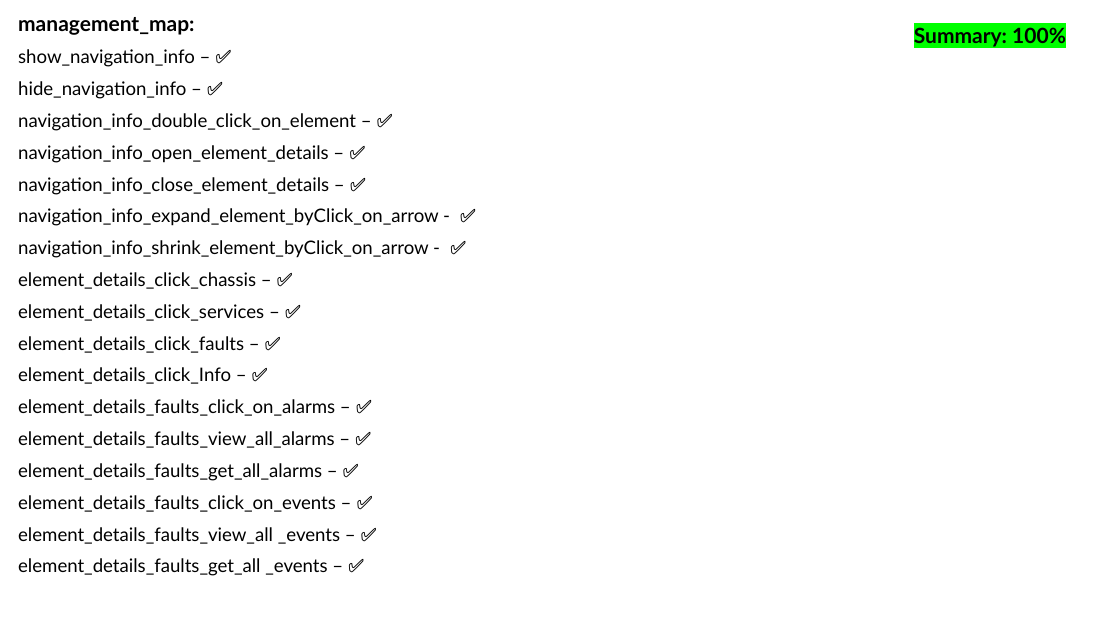
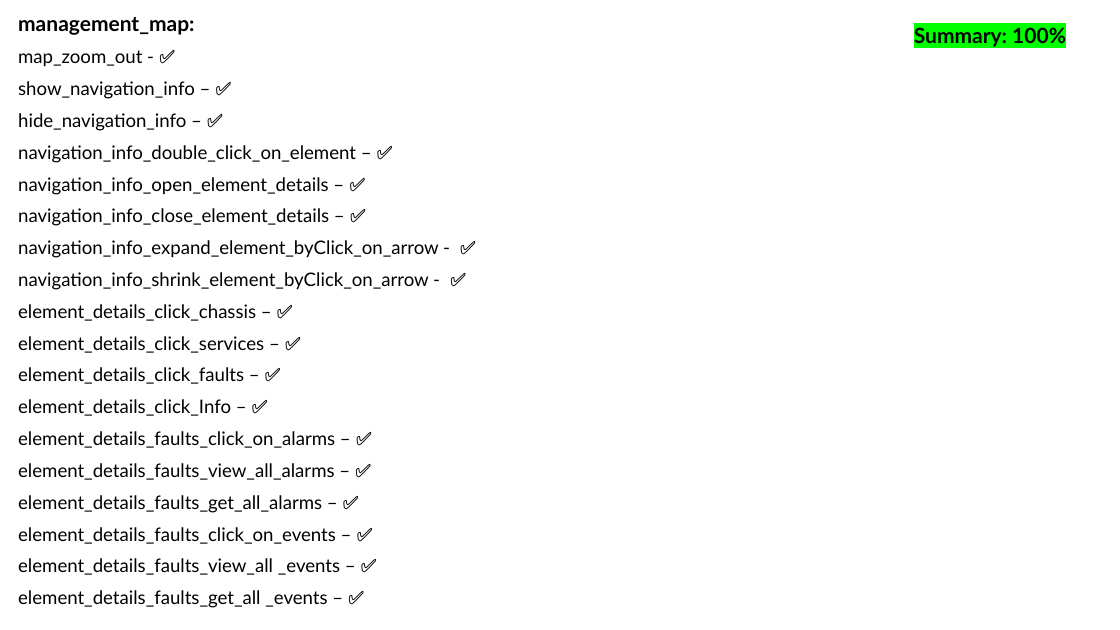
Before and after one commit to Yuval10Dahan/LightWatch_WEB, a slide deck: slide 7 of Docs/Progress_Check_Box.pptx. Drawn at 1120x630 pixels with LibreOffice and Linux fonts; fonts in the diff are those of the drawing. Boxes give left, top, right and bottom in pixels: in the first picture for what was removed or moved away, otherwise in the second. Text is boxed around its words. In the diff, an @@ line names an element or a change of style, - is before the commit and + after.

```diff
--- a/Docs/Progress_Check_Box.pptx
+++ b/Docs/Progress_Check_Box.pptx
@@ subtitle at [18,50,142,67]: paragraph added @@
+map_zoom_out - ✅
```
Also in this commit, not shown: 2 other slides changed, 10 other files.
